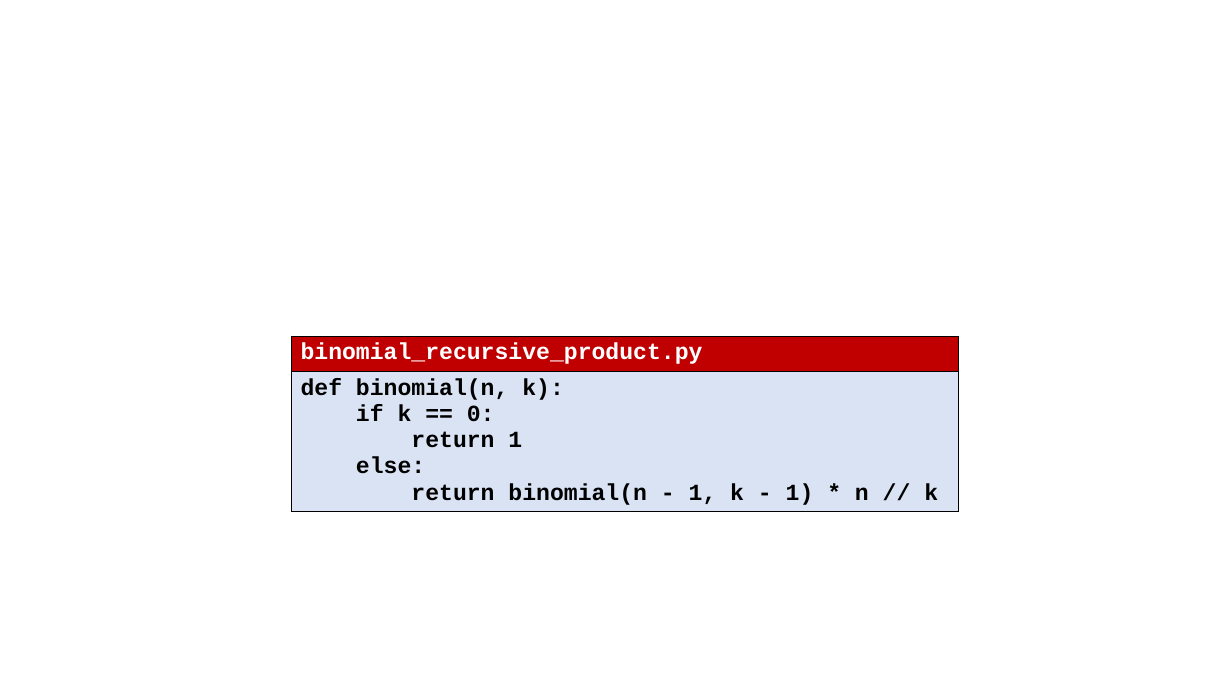
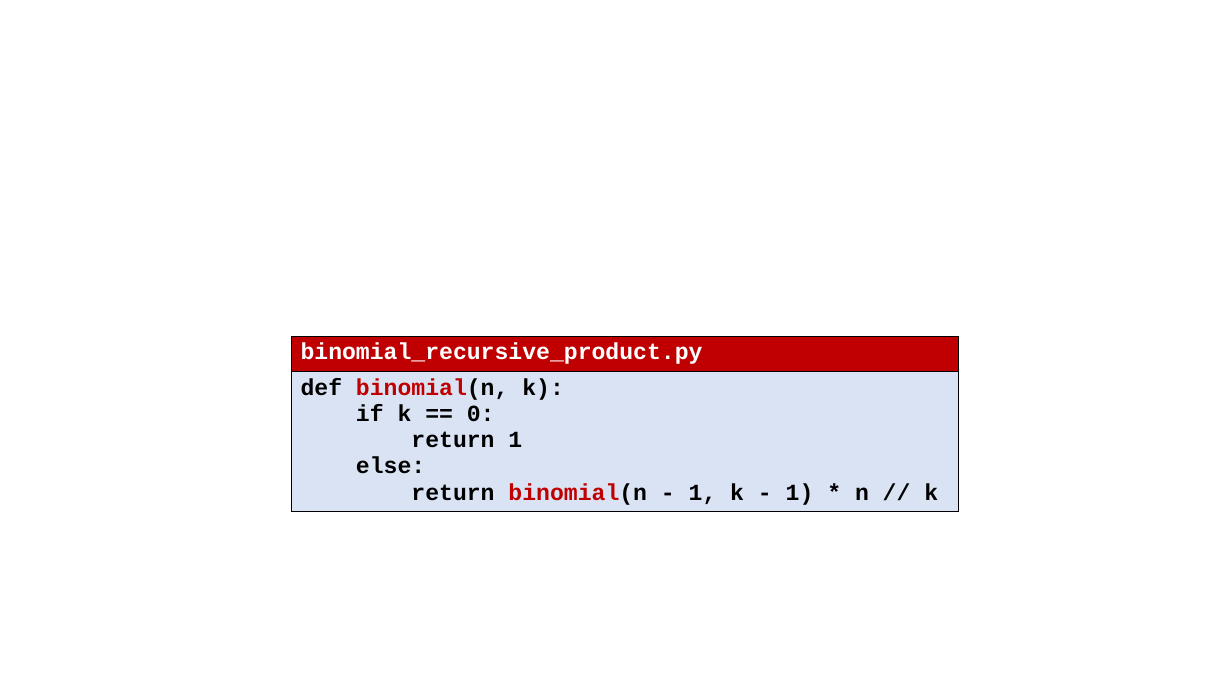
Before and after one commit to gsbrodal/gsbrodal.github.io, a slide deck: slide 11 of ipsa/slides/recursion.pptx. Drawn at 1232x693 pixels with LibreOffice and Linux fonts; fonts in the diff are those of the drawing; grey boxes stand for pictures. Boxes give left, top, right and bottom in pixels: in the first picture for what was removed or moved away, otherwise in the second. Text is boxed around its words. In the diff, an @@ line names an element or a change of style, - is before the commit and + after.

```diff
--- a/ipsa/slides/recursion.pptx
+++ b/ipsa/slides/recursion.pptx
@@ table at [291,336,958,521] @@
@@ text colour #000000 to #C00000 in "binomial(n,", "binomial(n" @@
```
Also in this commit, not shown: 2 other slides changed, 4 other files.
